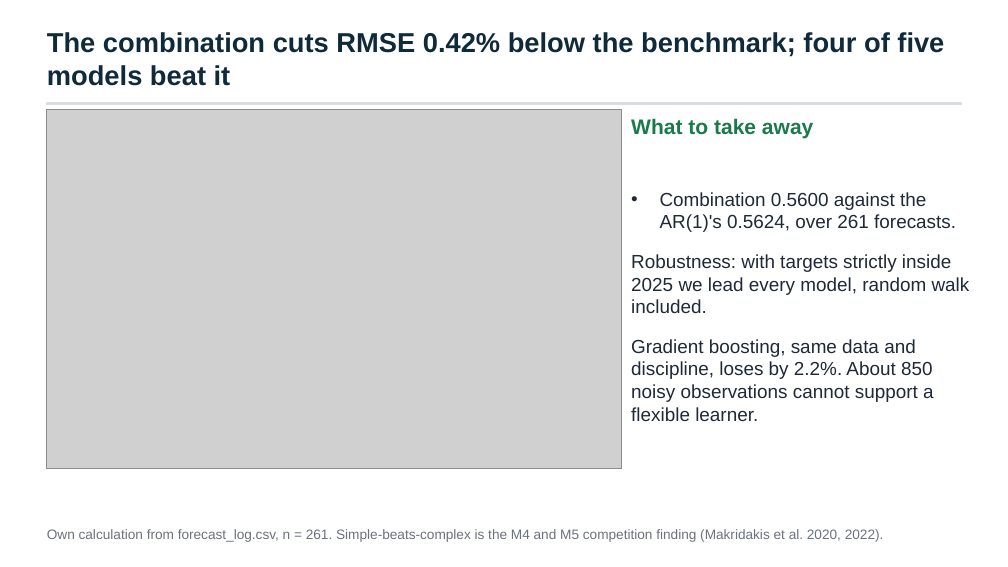
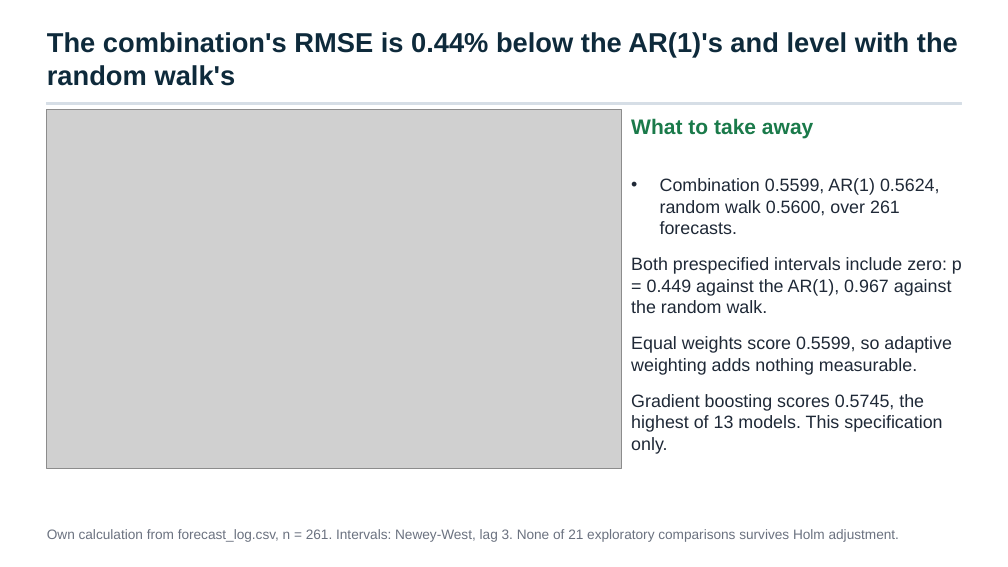
Before and after one commit to Aakashanil67/usdzar-forecasting, a slide deck: slide 5 of reports/presentation.pptx. Drawn at 1008x567 pixels with LibreOffice and Linux fonts; fonts in the diff are those of the drawing; grey boxes stand for pictures. Boxes give left, top, right and bottom in pixels: in the first picture for what was removed or moved away, otherwise in the second. Text is boxed around its words. In the diff, an @@ line names an element or a change of style, - is before the commit and + after.

Commit message:
Generate every quoted number in the docs from the results files and correct the overstated claims
README and METHODOLOGY are now rendered from templates, and the report, deck and notebook read the same keys. Corrects the DM table signs, the M5 attribution, the weight narrative, the covered-parity and AR(1) equilibrium explanations, and the power interpretation, and labels 2021-2025 as exploratory.

```diff
--- a/reports/presentation.pptx
+++ b/reports/presentation.pptx
@@ text at box(47, 32, 958, 86): text changed @@
-The combination cuts RMSE 0.42% below the benchmark; four of five models beat it
+The combination's RMSE is 0.44% below the AR(1)'s and level with the random walk's
@@ text at box(631, 178, 962, 454): text changed; size 18 to 17 pt @@
-• Combination 0.5600 against the AR(1)'s 0.5624, over 261 forecasts.
-Robustness: with targets strictly inside 2025 we lead every model, random walk included.
-Gradient boosting, same data and discipline, loses by 2.2%. About 850 noisy observations cannot support a flexible learner.
+• Combination 0.5599, AR(1) 0.5624, random walk 0.5600, over 261 forecasts.
+Both prespecified intervals include zero: p = 0.449 against the AR(1), 0.967 against the random walk.
+Equal weights score 0.5599, so adaptive weighting adds nothing measurable.
+Gradient boosting scores 0.5745, the highest of 13 models. This specification only.
@@ text at box(47, 529, 899, 542): text changed @@
-Own calculation from forecast_log.csv, n = 261. Simple-beats-complex is the M4 and M5 competition finding (Makridakis et al. 2020, 2022).
+Own calculation from forecast_log.csv, n = 261. Intervals: Newey-West, lag 3. None of 21 exploratory comparisons survives Holm adjustment.
```
Also in this commit, not shown: 13 other slides changed, 1 slide added, 26 other files.
